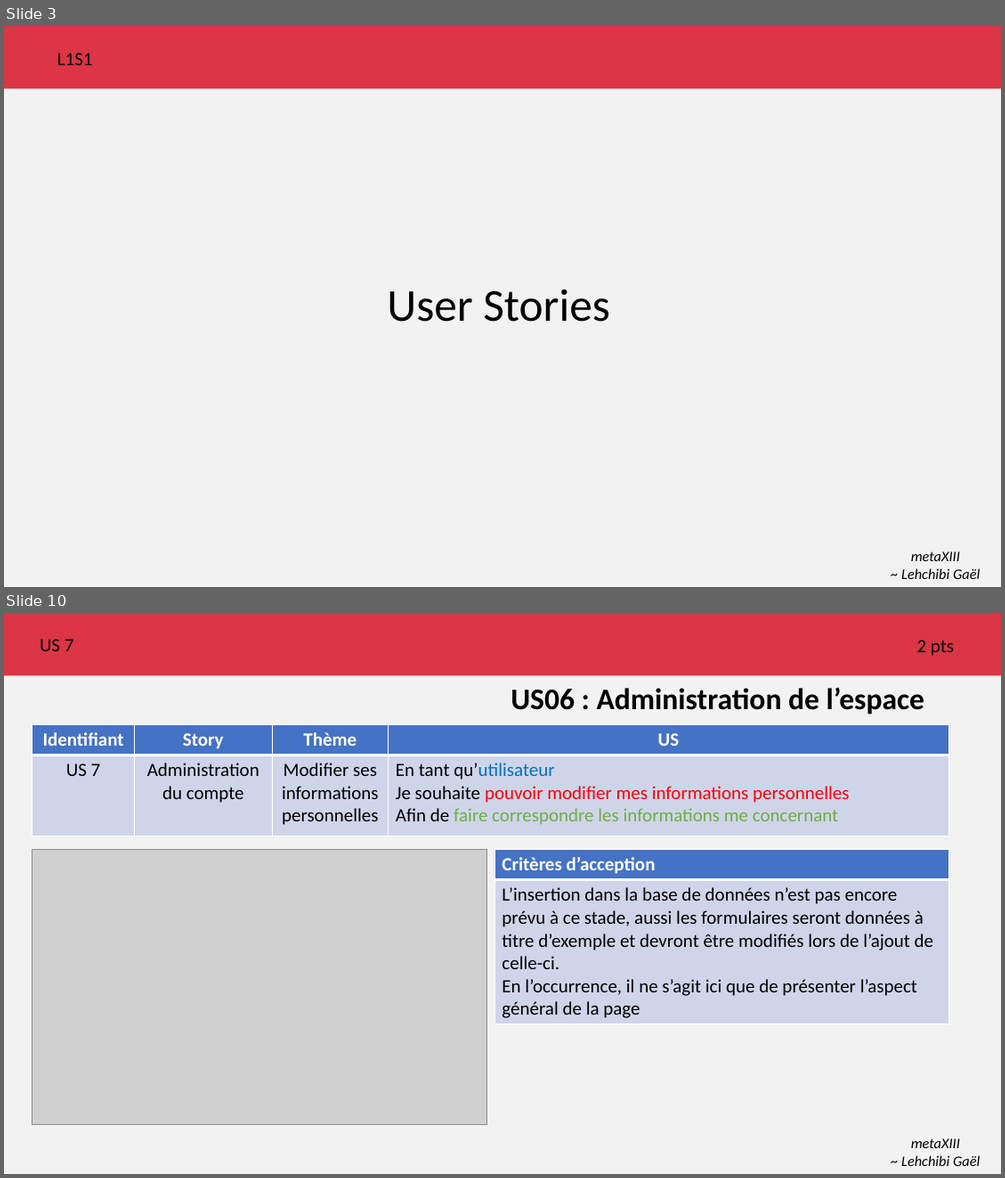
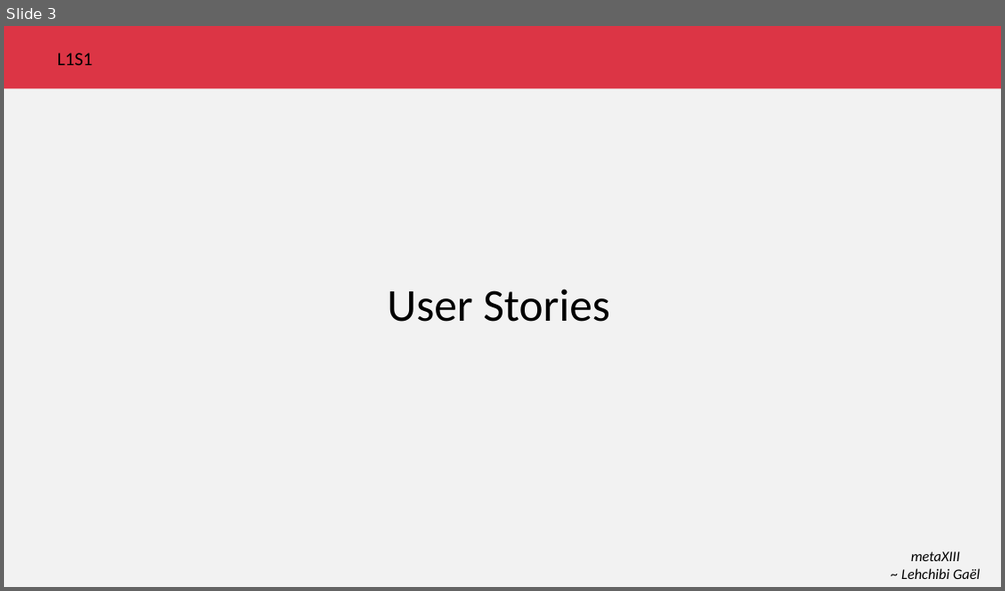
Before and after one commit to metaXIII/OC-java-P6, a slide deck: agile/Lot 1/Sprint 2/escalade.pptx. Shown one above the other, each under a label of ours: slides 3 and 10 before the commit, slide 3 after it; the slides between them are not shown. The pictures are 1005x1178 and 1005x591 pixels, drawn with LibreOffice and Linux fonts; fonts in the diff are those of the drawing; grey boxes stand for pictures. Boxes give left, top, right and bottom in pixels: in the first picture for what was removed or moved away, otherwise in the second. Text is boxed around its words. In the diff, an @@ line names an element or a change of style, - is before the commit and + after.

```diff
--- a/agile/Lot 1/Sprint 2/escalade.pptx
+++ b/agile/Lot 1/Sprint 2/escalade.pptx
@@ slide 10 removed at (4,613,1001,1174), background #F2F2F2 @@
@@ rectangle removed at (4,613,1001,676) @@
@@ text removed at (40,639,74,651) @@
-US 7
@@ text removed at (917,640,954,656) @@
-2 pts
@@ title removed at (510,687,924,714) @@
-US06 : Administration de l’espace
@@ table removed at (32,724,948,835), 2 rows, 4 columns @@
-Identifiant | Story | Thème | US
-US 7 | Administration du compte | Modifier ses informations personnelles | En tant qu’utilisateur / Je souhaite pouvoir modifier mes informations personnelles / Afin de faire correspondre les informations me concernant
@@ rectangle removed at (32,850,487,1125) @@
@@ picture removed at (32,850,487,1125) @@
@@ table removed at (494,850,949,1022), 2 rows, 1 columns @@
-Critères d’acception
-L’insertion dans la base de données n’est pas encore prévu à ce stade, aussi les formulaires seront données à titre d’exemple et devront être modifiés lors de l’ajout de celle-ci. / En l’occurrence, il ne s’agit ici que de présenter l’aspect général de la page
@@ text removed at (901,1138,979,1166) @@
-metaXIII
-~ Lehchibi Gaël
```
Also in this commit, not shown: 4 slides changed, 2 slides added, 5 other slides removed, 1 other file.
